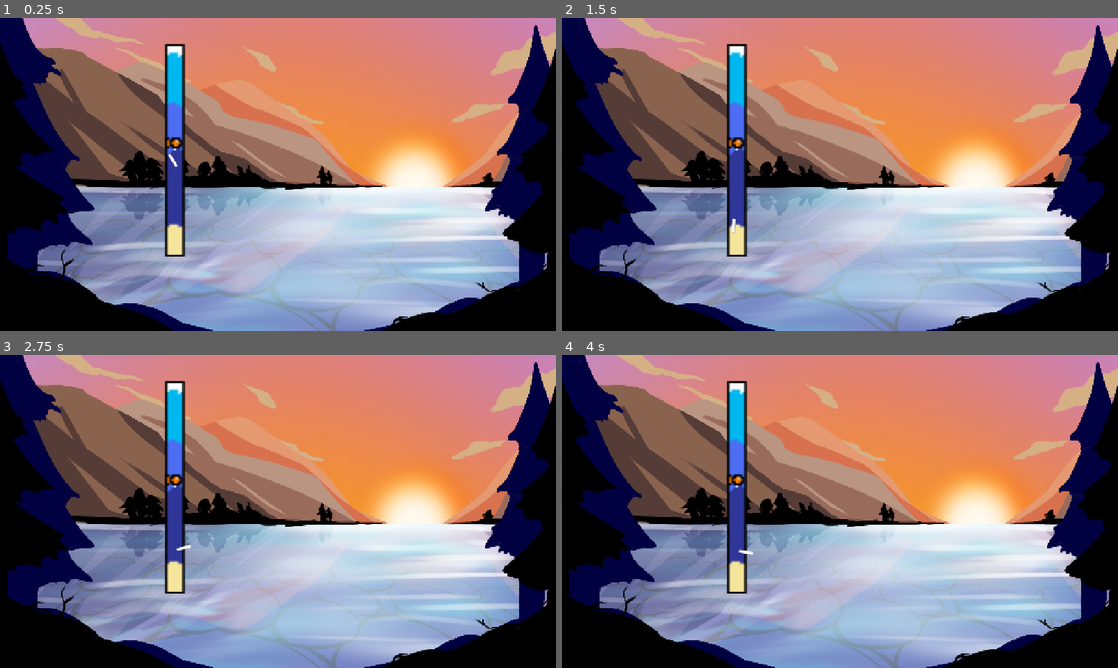
Above: before the commit, frames 1-4 (two rows, left to right).
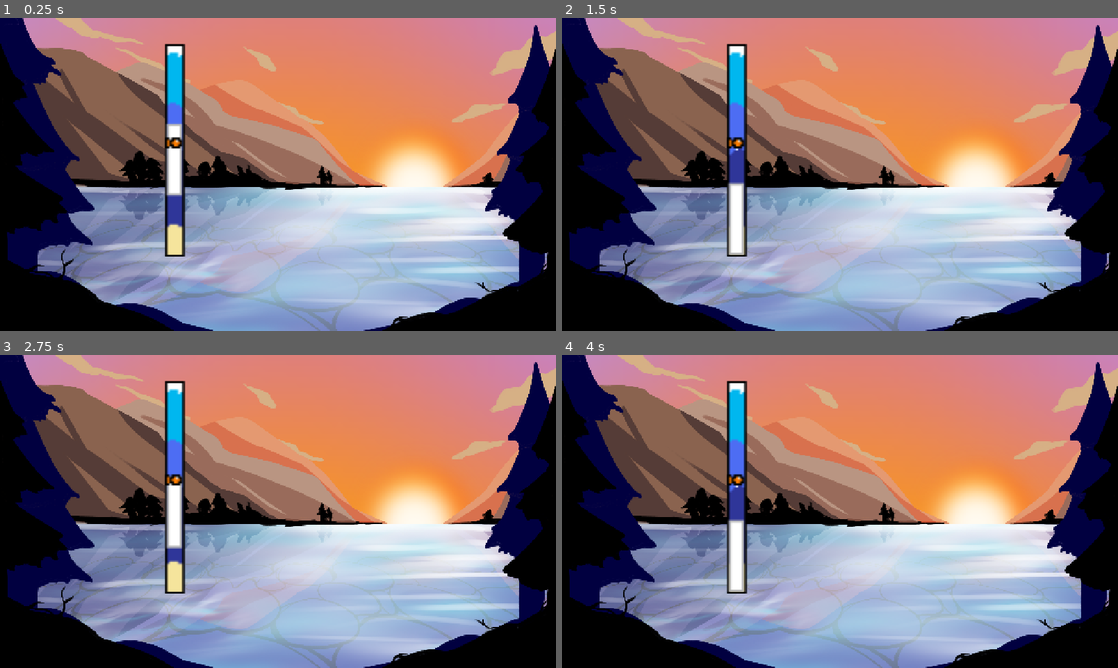
Above: after the commit, the same moments.

Repository: Andtrue/Fih---A-Game-Jam-Project
Game: Godot game, scene res://Scenes/FishingMinigame.tscn
The game is run twice, just before and just after one commit, with the same random seed, the same clock (stepped at 60 frames per second) and the same inputs. This scene is started directly instead of the project's main scene.
Inputs:
- Up to frame 1 (0.25 s): no input
- Up to frame 2 (1.5 s): hold Up (ui_up) 0.53-1.28 s
- Up to frame 3 (2.75 s): hold Up (ui_up) from 2.03 s (still down)
- Up to frame 4 (4 s): tap Enter at 3.5 s; release Up (ui_up) at 3.53 s

The runs differ from the first frame. In frame 1, 0.6% of the frame differs, in the area x 29-33%, y 33-58%; in frame 2, 0.7%; in frame 3, 0.6%; in frame 4, 0.7%, in the area x 29-35%, y 52-76%.

Commit message:
Fish bobbing is done IGNORE THE GIANT WHITE BAR
Giant white bar out of proportion when editing, but when play tested, it is completely fine. If it works, dont touch it. capiche? capache

Diff:
--- a/Scenes/FishingMinigame.tscn
+++ b/Scenes/FishingMinigame.tscn
@@ -3,7 +3,9 @@
 [ext_resource type="Texture2D" uid="uid://bwi8netdhpuu" path="res://Assets/Fishing Assets/fishing background.png" id="1_ucymg"]
 [ext_resource type="Texture2D" uid="uid://vp6lskd4nqqi" path="res://Assets/Fishing Assets/Fishing Bar.png" id="2_rj2nb"]
 [ext_resource type="Texture2D" uid="uid://c4yvmuqhap0ga" path="res://Assets/Fishing Assets/Moving Bar.png" id="3_7cp3m"]
+[ext_resource type="Script" uid="uid://bscaibpkl4pbn" path="res://Scenes/rigid_body_2d.gd" id="3_pevav"]
 [ext_resource type="Texture2D" uid="uid://2iiggj6bsae8" path="res://Assets/Fishing Assets/Temp Fish Bobber.png" id="4_pevav"]
+[ext_resource type="AudioStream" uid="uid://x452amtb4f8t" path="res://Assets/SFX/Fih Theme.mp3" id="6_pevav"]
 
 [sub_resource type="RectangleShape2D" id="RectangleShape2D_b7ym8"]
 size = Vector2(7.399994, 96.60002)
@@ -28,10 +30,10 @@
 texture = ExtResource("2_rj2nb")
 
 [node name="GrooveJoint2D" type="GrooveJoint2D" parent="Outside" unique_id=209682896]
-position = Vector2(0, -30)
+position = Vector2(0, -28)
 node_a = NodePath("../StaticBody2D")
 node_b = NodePath("../RigidBody2D")
-length = 60.0
+length = 58.0
 
 [node name="StaticBody2D" type="StaticBody2D" parent="Outside" unique_id=41997744]
 
@@ -41,17 +43,24 @@
 shape = SubResource("RectangleShape2D_b7ym8")
 
 [node name="RigidBody2D" type="RigidBody2D" parent="Outside" unique_id=1340067036]
+script = ExtResource("3_pevav")
 
 [node name="CollisionShape2D" type="CollisionShape2D" parent="Outside/RigidBody2D" unique_id=1427323990]
-position = Vector2(0.5, -0.70000076)
 scale = Vector2(0.99999976, 0.99999976)
 shape = SubResource("RectangleShape2D_yuhor")
 
 [node name="Inside" type="Sprite2D" parent="Outside/RigidBody2D" unique_id=1368532589]
-position = Vector2(1, 0)
-scale = Vector2(0.9999998, 0.9999998)
+position = Vector2(4, 0)
+scale = Vector2(5, 5)
 texture = ExtResource("3_7cp3m")
 
 [node name="Fish" type="Sprite2D" parent="." unique_id=759257365]
 position = Vector2(17, 0)
 texture = ExtResource("4_pevav")
+
+[node name="AudioListener2D" type="AudioListener2D" parent="." unique_id=291997540]
+
+[node name="FihTheme" type="AudioStreamPlayer" parent="AudioListener2D" unique_id=365914012]
+stream = ExtResource("6_pevav")
+volume_db = -21.606
+autoplay = true
--- /dev/null
+++ b/Scenes/rigid_body_2d.gd
@@ -0,0 +1,6 @@
+extends RigidBody2D
+
+
+func _input(event: InputEvent) -> void:
+	if Input.is_action_just_pressed("ui_up"):
+		apply_impulse(Vector2(0,-500))
Not shown, changed: Assets/SFX/Cast.mp3.import
Not shown, changed: Assets/SFX/Fih Theme.mp3.import
Not shown, added: Scenes/rigid_body_2d.gd.uid
